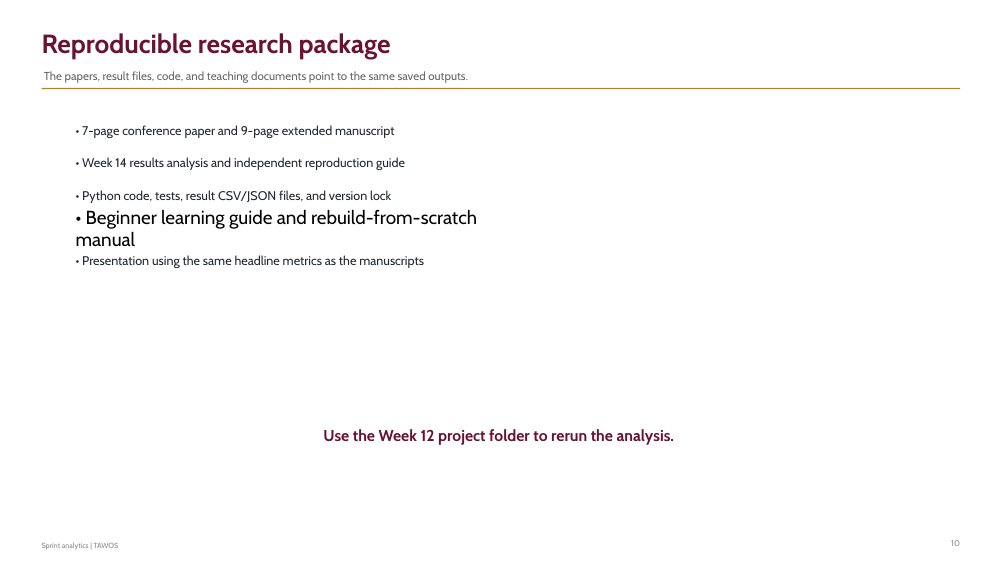
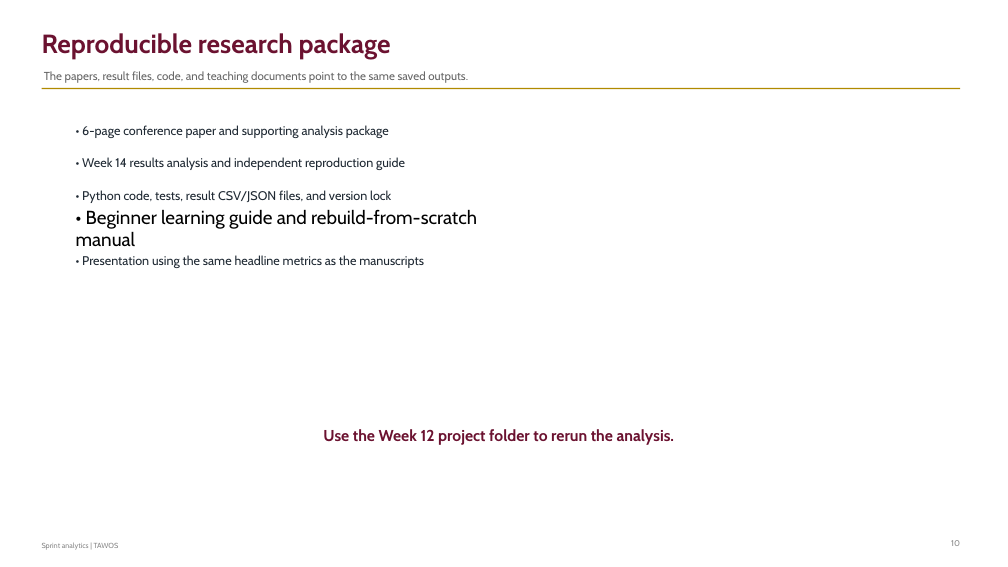
Before and after one commit to hani-ziad/SwEng_202610, a slide deck: slide 10 of week-16-article-artifact-presentation/sprint_risk_presentation.pptx. Drawn at 1008x567 pixels with LibreOffice and Linux fonts; fonts in the diff are those of the drawing. Boxes give left, top, right and bottom in pixels: in the first picture for what was removed or moved away, otherwise in the second. Text is boxed around its words. In the diff, an @@ line names an element or a change of style, - is before the commit and + after.

```diff
--- a/week-16-article-artifact-presentation/sprint_risk_presentation.pptx
+++ b/week-16-article-artifact-presentation/sprint_risk_presentation.pptx
@@ text at <box>82,125,389,138</box>: text changed @@
-• 7-page conference paper and 9-page extended manuscript
+• 6-page conference paper and supporting analysis package
```
Also in this commit, not shown: 1 other slide changed, 23 other files.
